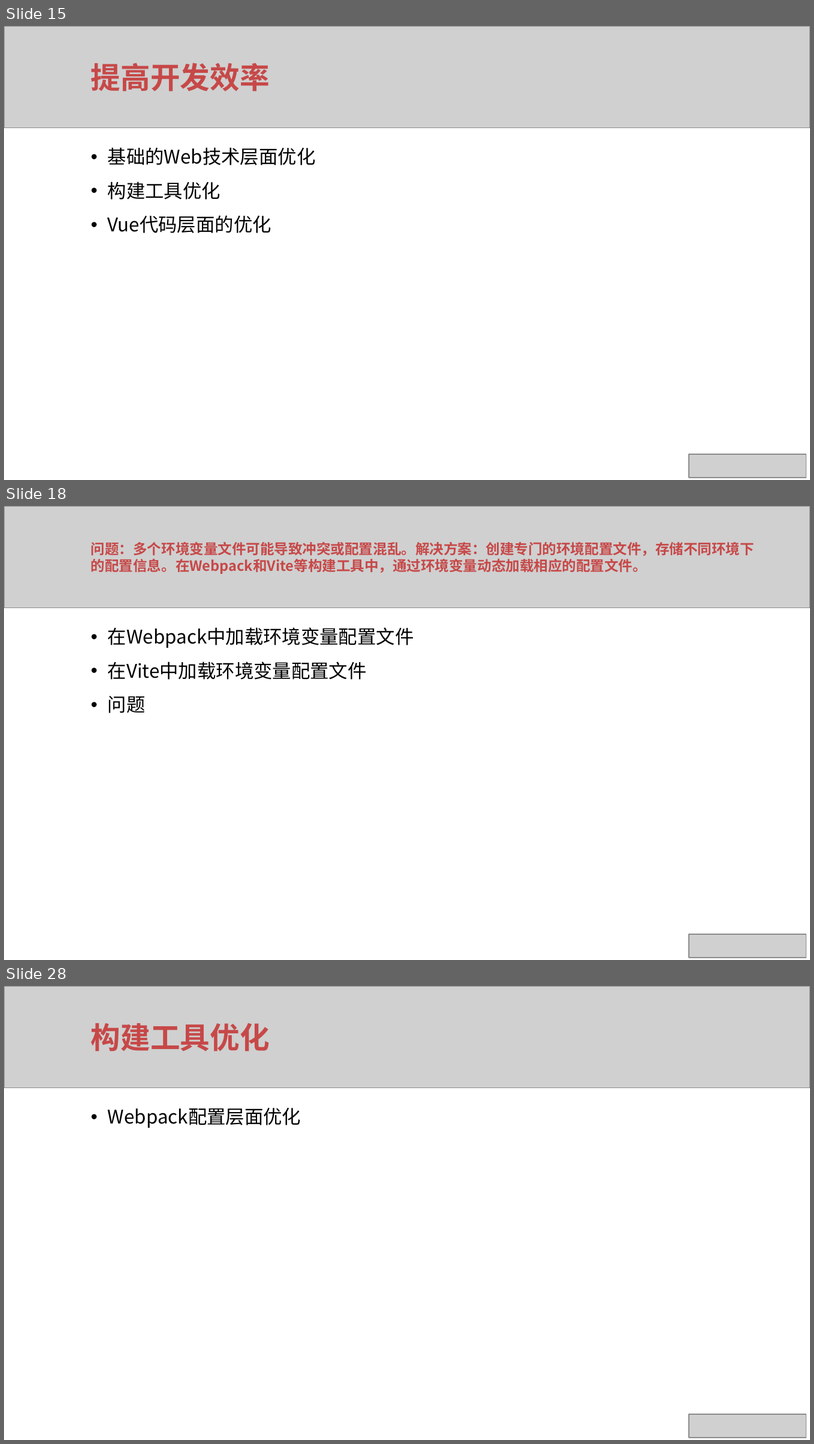
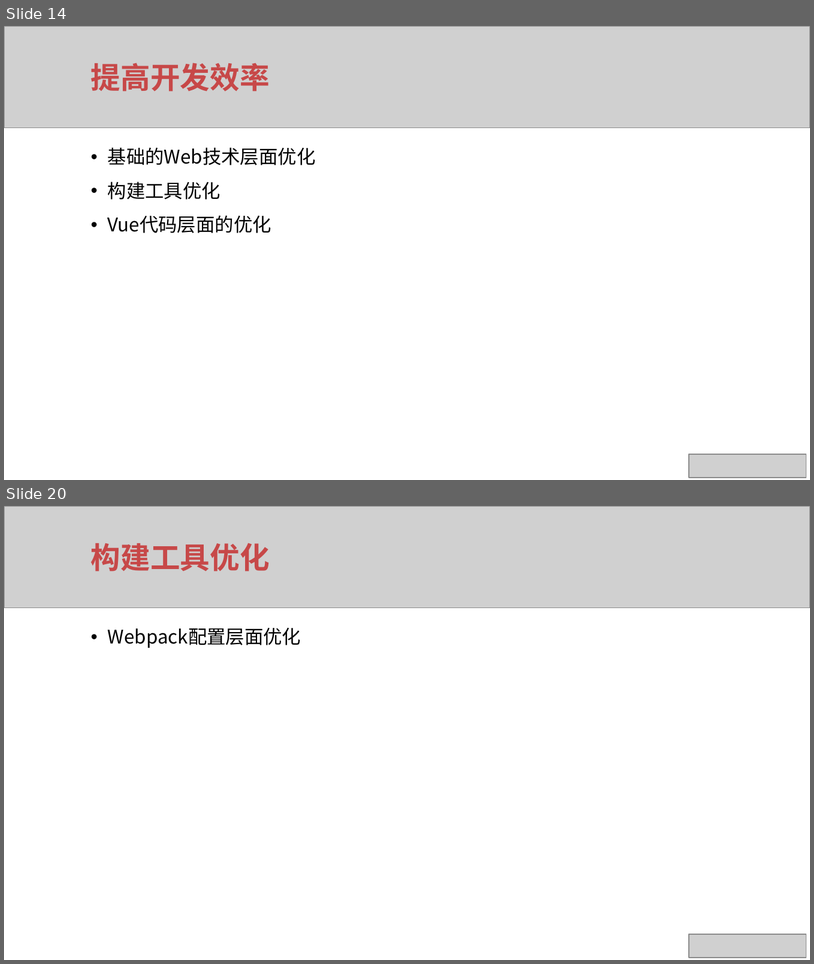
Before and after one commit to xuqunhai/python, a slide deck: rx/Vue项目最佳实践.pptx. Shown one above the other, each under a label of ours: slides 15, 18 and 28 before the commit, slides 14 and 20 after it; the slides between them are not shown. The pictures are 814x1444 and 814x964 pixels, drawn with LibreOffice and Linux fonts; fonts in the diff are those of the drawing; grey boxes stand for pictures. Boxes give left, top, right and bottom in pixels: in the first picture for what was removed or moved away, otherwise in the second. Text is boxed around its words. In the diff, an @@ line names an element or a change of style, - is before the commit and + after.

```diff
--- a/rx/Vue项目最佳实践.pptx
+++ b/rx/Vue项目最佳实践.pptx
@@ slide 18 removed at (x1=4, y1=506, x2=810, y2=960), background #FFFFFF @@
@@ picture removed at (x1=4, y1=506, x2=810, y2=607) @@
@@ text removed at (x1=91, y1=542, x2=755, y2=574) @@
-问题：多个环境变量文件可能导致冲突或配置混乱。解决方案：创建专门的环境配置文件，存储不同环境下的配置信息。在Webpack和Vite等构建工具中，通过环境变量动态加载相应的配置文件。
@@ text removed at (x1=108, y1=627, x2=414, y2=713) @@
-• 在Webpack中加载环境变量配置文件
-• 在Vite中加载环境变量配置文件
-• 问题
@@ picture removed at (x1=689, y1=934, x2=806, y2=958) @@
@@ what was slide 15 is now slide 14 @@
@@ what was slide 28 is now slide 20 @@
```
Also in this commit, not shown: 7 slides changed, 7 other slides removed, 1 other file.
